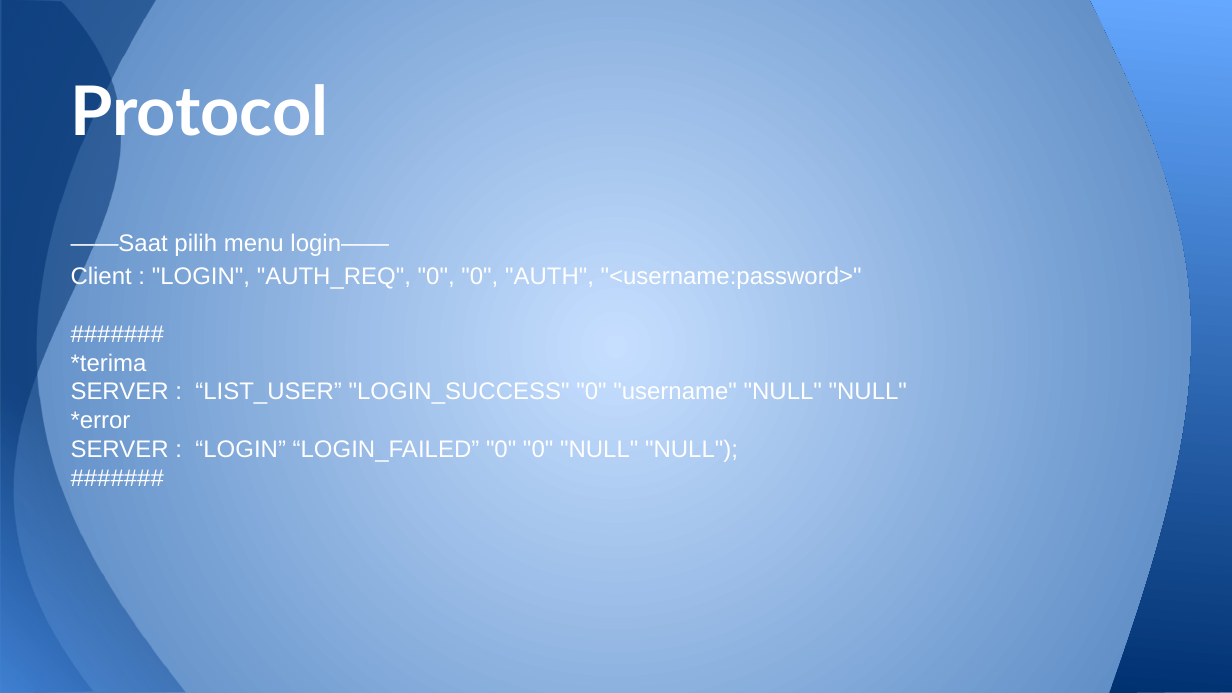
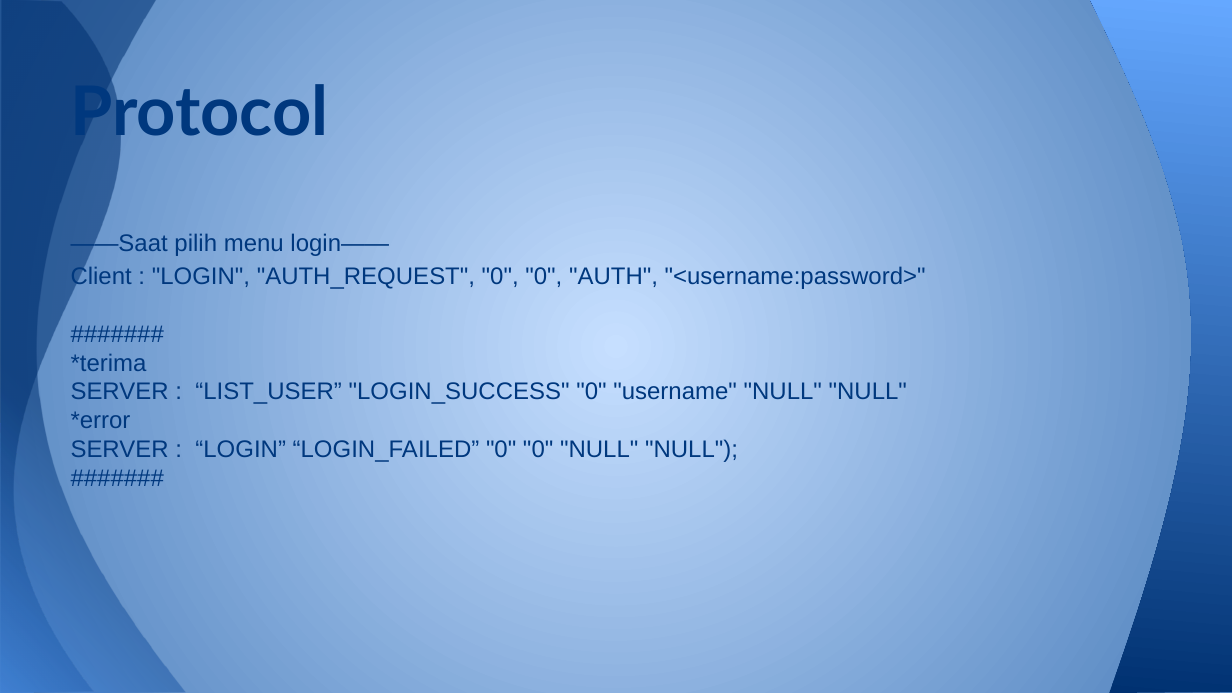
Before and after one commit to iskandarzun/KIJ, a slide deck: slide 3 of KIJ - Chat Secure.pptx. Drawn at 1232x693 pixels with LibreOffice and Linux fonts; fonts in the diff are those of the drawing. Boxes give left, top, right and bottom in pixels: in the first picture for what was removed or moved away, otherwise in the second. Text is boxed around its words. In the diff, an @@ line names an element or a change of style, - is before the commit and + after.

Commit message:
Update protocol

```diff
--- a/KIJ - Chat Secure.pptx
+++ b/KIJ - Chat Secure.pptx
@@ title "Protocol" at (71, 76, 329, 148): text colour #FFFFFF to #00387E @@
@@ text at (71, 232, 907, 462): text colour #FFFFFF to #00387E in "——Saat pilih menu login——", "#######", "*terima", "SERVER : “LIST_USER” "LOGIN_SUCCESS" "0" "username" "NULL" ..." and 3 more places @@
@@ text at (71, 265, 926, 290): text changed; text colour #FFFFFF to #00387E @@
-Client : "LOGIN", "AUTH_REQ", "0", "0", "AUTH", "<username:password>"
+Client : "LOGIN", "AUTH_REQUEST", "0", "0", "AUTH", "<username:password>"
```
Also in this commit, not shown: 7 other slides changed.
